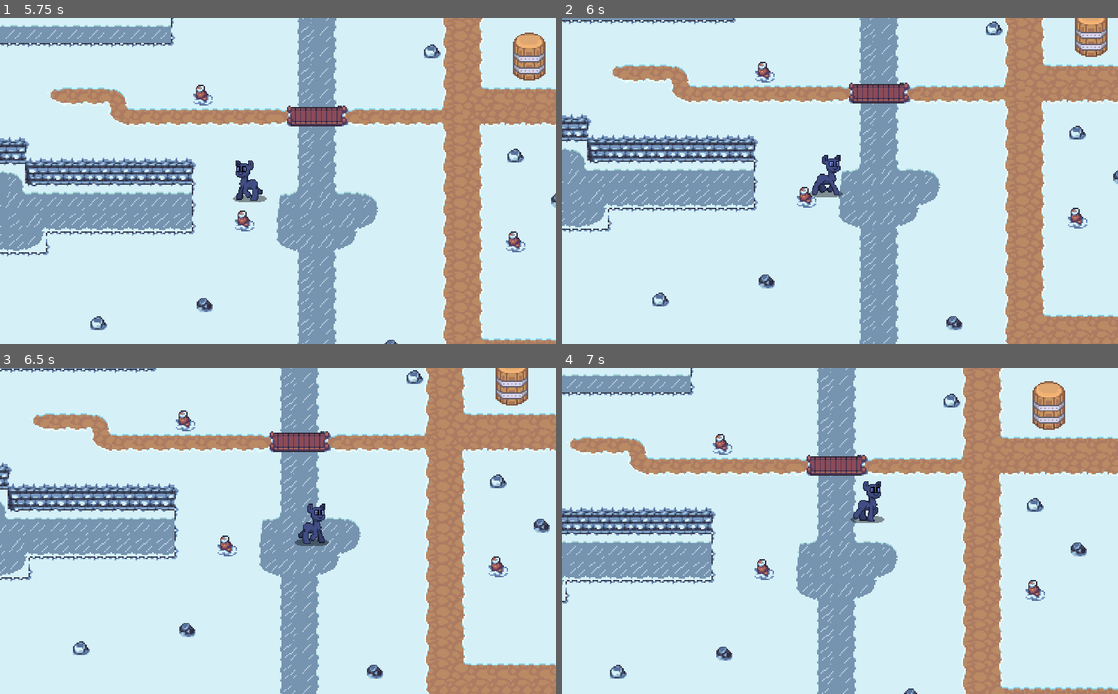
Above: before the commit, frames 1-4 (two rows, left to right).
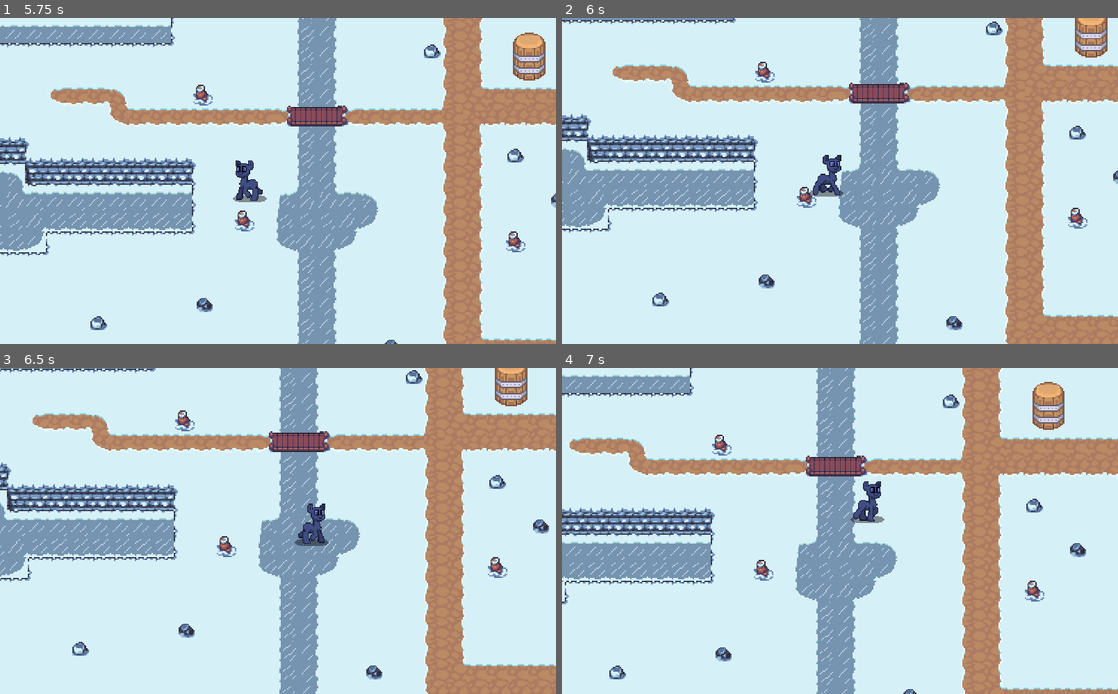
Above: after the commit, the same moments.

Repository: VaJau2/HideNSeek
Game: Godot game, scene res://Scenes/Main.tscn
The game is run twice, just before and just after one commit, with the same random seed, the same clock (stepped at 60 frames per second) and the same inputs.
Inputs (mouse positions are in pixels of both pictures, inside the frame that each line leads up to):
- Up to frame 1 (5.75 s): tap Enter (ui_accept) at 0.5, 0.77, 1.52, 3.02, 3.77, 4.52 s; move the mouse to (400, 164) at 0.52 s; hold Right (ui_right) 0.53-1.28 s; click (400, 164) at 0.67 s; move the mouse to (166, 197) at 1.27 s; hold Down (ui_down) 1.28-2.03 s; move the mouse to (333, 109) at 2.02 s; hold Right (ui_right) 2.03-2.78 s; move the mouse to (250, 246) at 2.77 s; hold Up (ui_up) 2.78-3.53 s; click (250, 246) at 2.92 s; move the mouse to (444, 229) at 3.52 s; hold Left (ui_left) 3.53-5.03 s; move the mouse to (111, 132) at 4.27 s; move the mouse to (305, 181) at 5.02 s; hold Down (ui_down) from 5.03 s (still down); click (305, 181) at 5.17 s
- Up to frame 2 (6 s): move the mouse to (756, 99) at 5.77 s; release Down (ui_down) at 5.78 s; hold Right (ui_right) from 5.78 s (still down)
- Up to frame 3 (6.5 s): keep holding Right (ui_right); tap Enter (ui_accept) at 6.02 s
- Up to frame 4 (7 s): move the mouse to (962, 514) at 6.52 s; release Right (ui_right) at 6.53 s; hold Up (ui_up) from 6.53 s (still down); tap Enter (ui_accept) at 6.77 s

Frame 1 is identical in both runs. In frame 2, 0.3% of the frame differs, in the area x 44-99%, y 1-56%; in frame 3, 5.0%; in frame 4, 5.7%, in the area x 0-100%, y 0-100%.

Commit message:
wait 0.5s while search props

Diff:
--- a/Assets/Scripts/Characters/Character.gd
+++ b/Assets/Scripts/Characters/Character.gd
@@ -82,4 +82,4 @@
 
 func _physics_process(_delta):
 	if (velocity.length() > 0):
-		move_and_slide(velocity)
+		velocity = move_and_slide(velocity)
--- a/Assets/Scripts/Characters/NPC.gd
+++ b/Assets/Scripts/Characters/NPC.gd
@@ -17,6 +17,7 @@
 const CLOSE_DISTANCE = 35
 const PATH_DISTANCE = 25
 const WAIT_TIME = 0.5
+const SEARCH_WAIT_TIME = 1
 var waitTime = 0
 
 var targetPlace = null
@@ -111,6 +112,7 @@
 				if path.size() > 1:
 					path.remove(0)
 		else:
+			waitTime = WAIT_TIME
 			if targetPlace is HidingSpot:
 				if state == G.STATE.HIDING:
 					setHide(true)
@@ -119,7 +121,7 @@
 					waitState = waitStates.searching
 					changeAnimation("use")
 					targetPlace.search(self)
-			waitTime = WAIT_TIME
+					waitTime = SEARCH_WAIT_TIME
 			targetPlace = null
 
 
--- a/Assets/Scripts/Furniture/HidingSpot.gd
+++ b/Assets/Scripts/Furniture/HidingSpot.gd
@@ -39,6 +39,7 @@
 func search(searchingNPC = null) -> void:
 	sprite.texture = open_sprite
 	var is_busy = my_character != null
+	yield(get_tree().create_timer(OPEN_TIMER), "timeout")
 
 	if is_busy:
 		var interactArea = null
